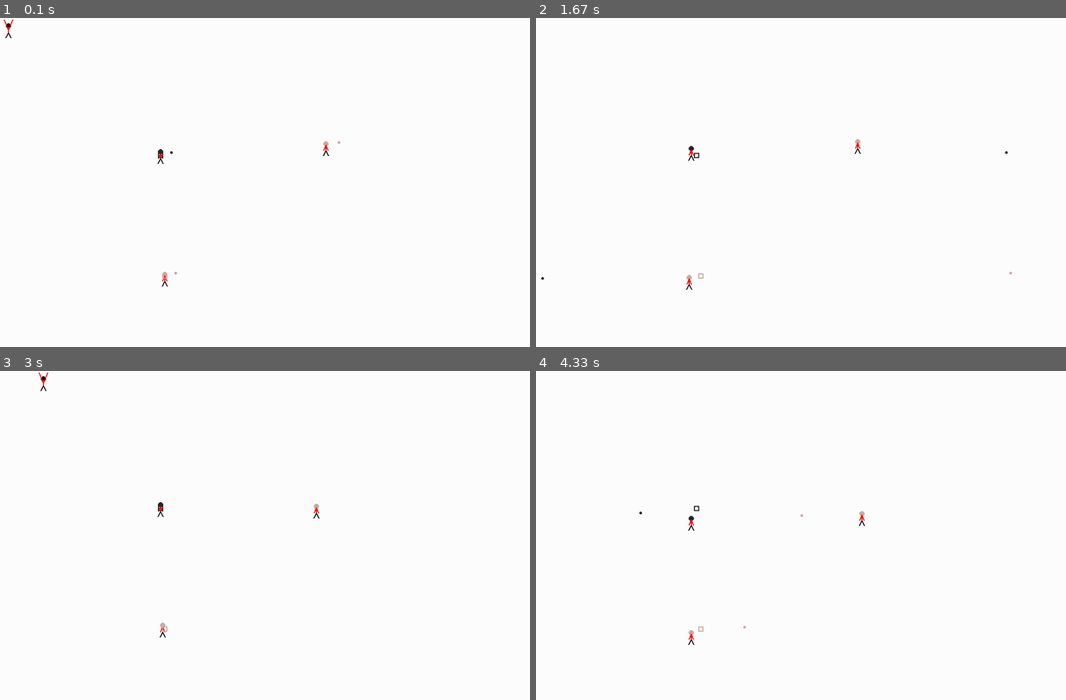
Above: before the commit, frames 1-4 (two rows, left to right).
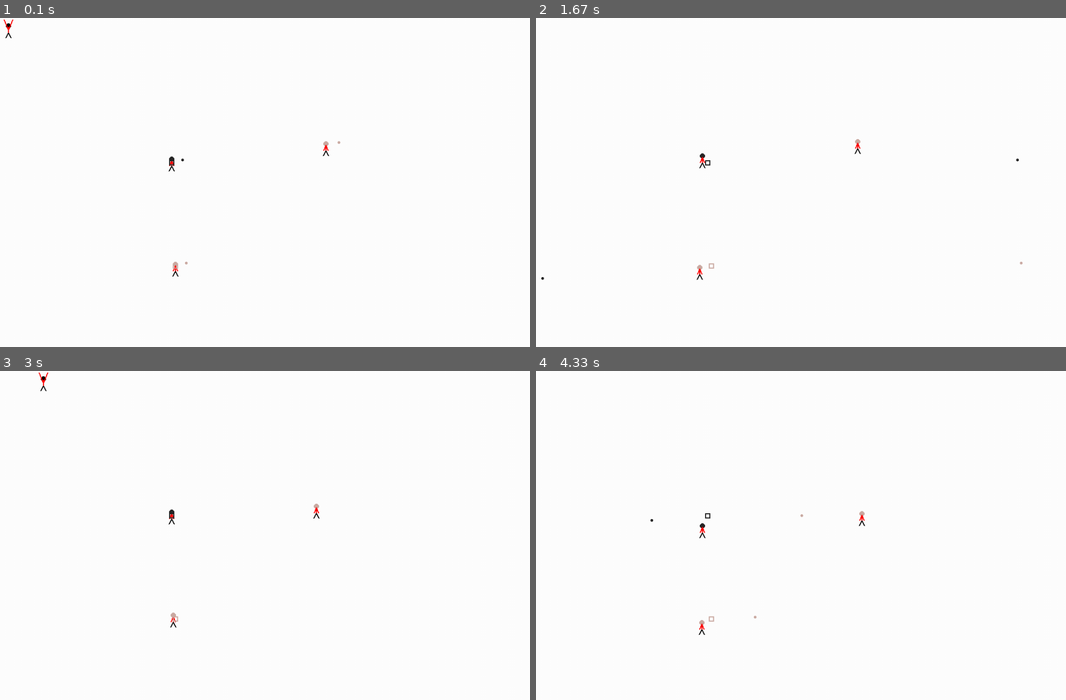
Above: after the commit, the same moments.

Repository: stormwatcheagle/gamjam
Game: pygame game, started from pygame4.py
Same seed, same stepped clock (60 frames per second), same inputs: the game is played once before the commit and once after it.
Inputs:
- Up to frame 1 (0.1 s): no input
- Up to frame 2 (1.67 s): tap S at 0.33 s; hold Right 0.67-1.13 s; hold D 0.67-1.13 s; hold Up 1.17-1.47 s; hold W 1.17-1.47 s
- Up to frame 3 (3 s): hold Down 2.57-2.87 s; hold S 2.57-2.87 s; hold Left from 2.9 s (still down); hold A from 2.9 s (still down)
- Up to frame 4 (4.33 s): release Left at 3.3 s; release A at 3.3 s; hold Up 3.33-3.7 s; hold W 3.33-3.7 s

The runs differ from the first frame. In frame 1, 0.2% of the frame differs, in the area x 29-36%, y 39-82%; in frame 2, 0.2%, in the area x 28-92%, y 38-83%; in frame 3, 0.2%; in frame 4, 0.2%.

Commit message:
Update pygame4.py
moved in bases from the edge where they were hard to see

Diff:
--- a/pygame4.py
+++ b/pygame4.py
@@ -38,7 +38,7 @@
     npcList.append(npc(x,y,team,npcAI ))
 
 def spawnBase(team):
-    baseList.append(flagBase(random.randint(0,screenSize[0]),random.randint(0,screenSize[1]),team%nTeams))
+    baseList.append(flagBase(random.randint(50,screenSize[0]-50),random.randint(50,screenSize[1]-50),team%nTeams))
 
 def draw_stick_figure(screen, x, y):
     # Head
